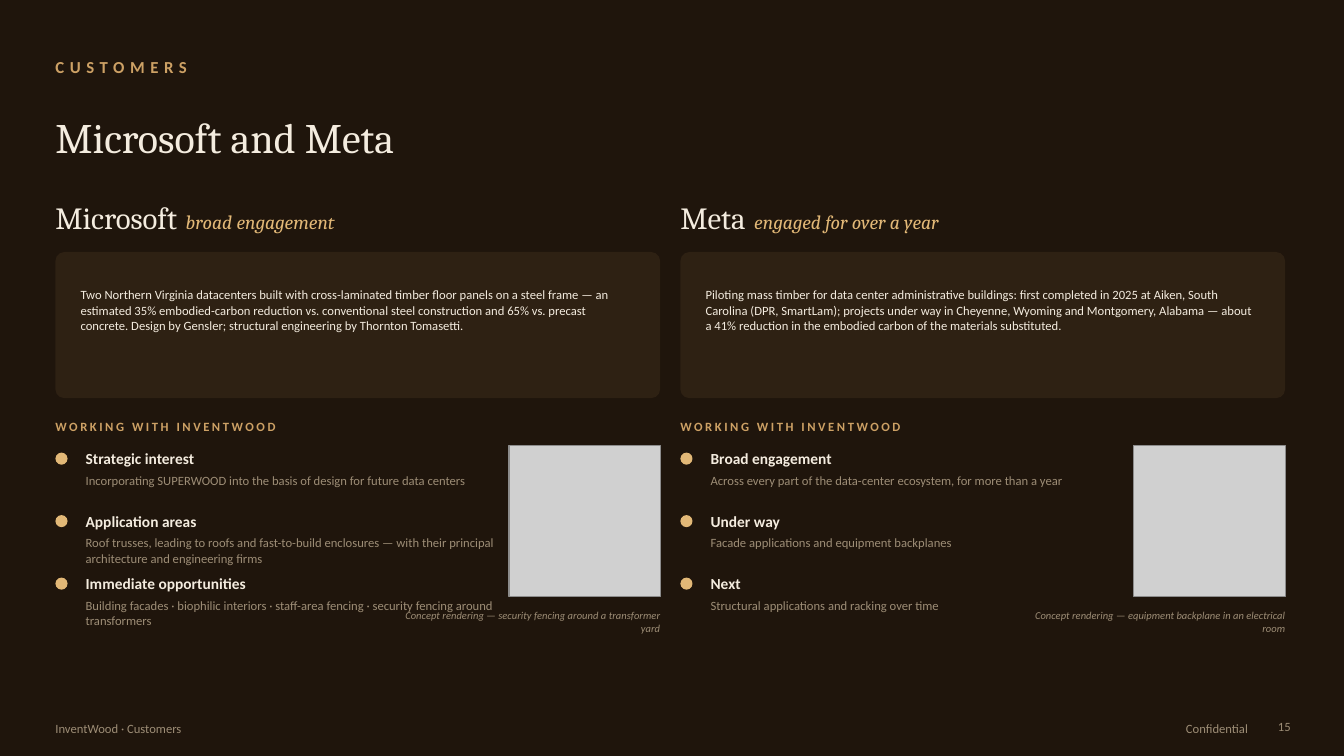
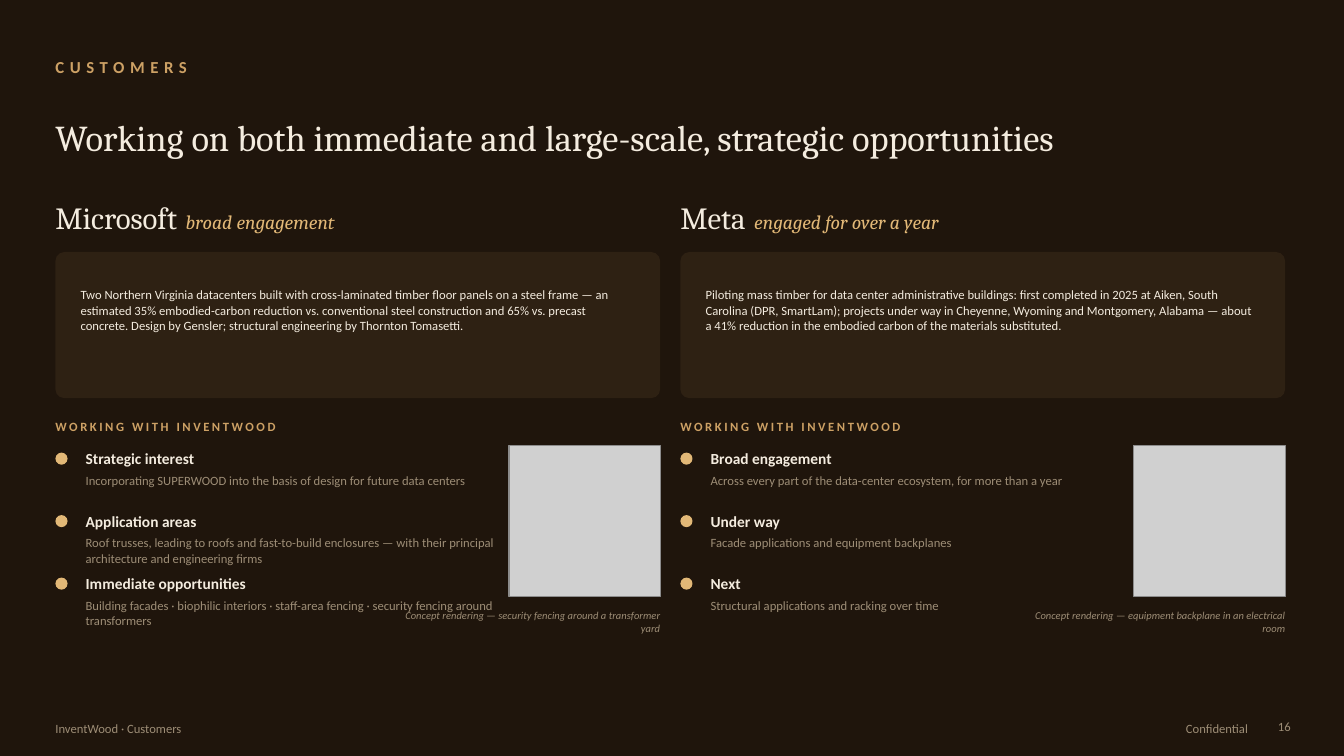
Before and after one commit to alau-hi/decks, a slide deck: slide 16 of superwood-datacenter-investor/SUPERWOOD-for-Data-Centers-Companion.pptx (slide 15 before the commit). Drawn at 1344x756 pixels with LibreOffice and Linux fonts; fonts in the diff are those of the drawing; grey boxes stand for pictures. Boxes give left, top, right and bottom in pixels: in the first picture for what was removed or moved away, otherwise in the second. Text is boxed around its words. In the diff, an @@ line names an element or a change of style, - is before the commit and + after.

```diff
--- a/superwood-datacenter-investor/SUPERWOOD-for-Data-Centers-Companion.pptx
+++ b/superwood-datacenter-investor/SUPERWOOD-for-Data-Centers-Companion.pptx
@@ text at (55,125,1053,159): text changed; size 30 to 26 pt @@
-Microsoft and Meta
+Working on both immediate and large-scale, strategic opportunities
@@ page number at (1278,722,1291,731): text changed @@
-15
+16
```
Also in this commit, not shown: 14 other slides changed, 2 slides added, 6 other files.
